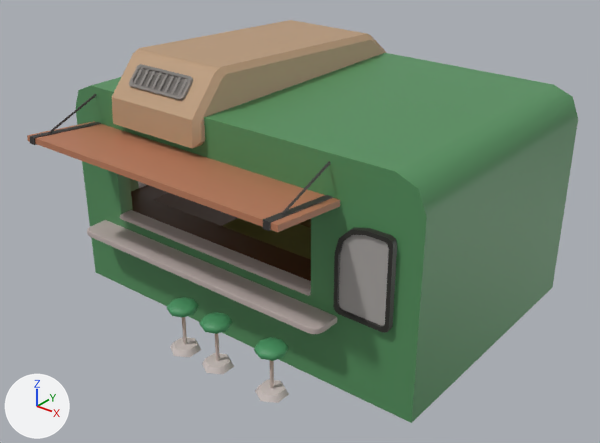
An edit to the FBX model Assets/Models/Crossing/Crossing_Buildings/Individual_Buildings/Foodstand_02.fbx, drawn before and after from the same camera.
Both versions are drawn from a 50 mm camera at (0.566, 0.309, 0.183) aimed at (0.377, 0.545, 0.037). The axes (+X, +Y, +Z) are drawn at lower left. The lights are the same throughout. Where no turn or scale is listed for an object, it has been applied to the vertices.

Script lines for the objects in view, before the commit:
```python
me_mesh = bpy.data.meshes.new('Mesh')
me_mesh.from_pydata(...)  # 596 vertices, 582 faces; spans x -0.083..0.083, y -0.076..0.076, z -0.052..0.052
me_mesh.materials.append(mat_flatcolorbase2)  # picture img_plaza_03_diffuse_jpg
ob_foodstand_02 = bpy.data.objects.new('Foodstand_02', me_mesh)
ob_foodstand_02.location = (0.3728, 0.5504, 0.0515)
```
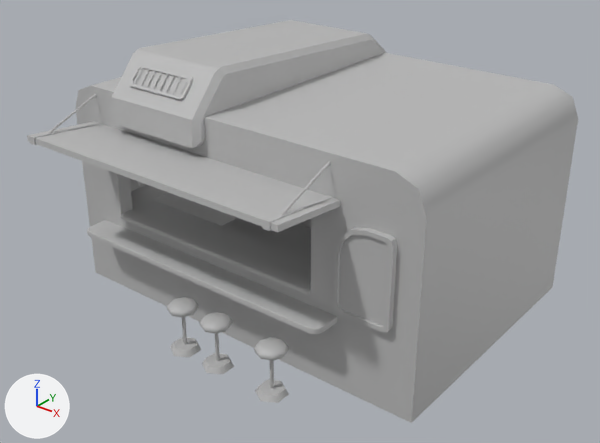
Where the change shows, as pixel boxes [x1, y1, x2, y2] in the pictures (600 x 443 px):
```json
{"object": "Foodstand_02", "change": "recoloured", "before": [27, 20, 578, 423], "after": [27, 20, 578, 423], "on screen": "green to grey"}
```

Scene script edits in JSON lines:
```json
{"op": "add", "block": "mat_environment_02", "code": ["mat_environment_02 = principled_material('Environment_02')", "mat_environment_02.base_color = (0.5, 0.5, 0.5)  # grey #bcbcbc"]}
{"block": "me_mesh", "where": "me_mesh.from_pydata(...)  # 596 vertices, 582 faces; spans x -0.083..0.083, y -0.076..0.076, z -0.052..0.052"}
{"op": "remove", "block": "me_mesh", "code": "me_mesh.materials.append(mat_flatcolorbase2)  # picture img_plaza_03_diffuse_jpg"}
{"op": "add", "block": "me_mesh", "code": "me_mesh.materials.append(mat_environment_02)  # grey #bcbcbc"}
```
